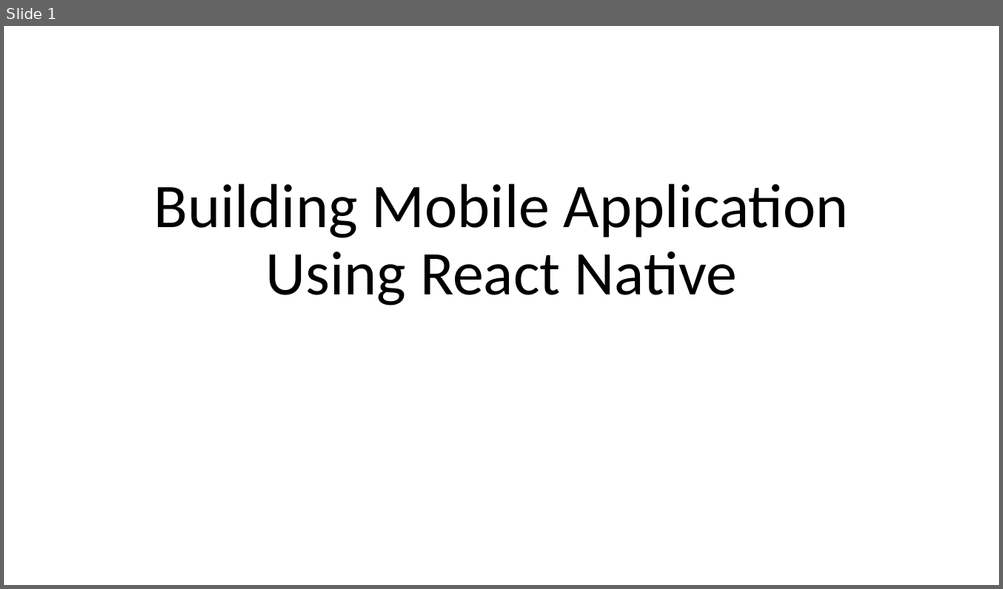
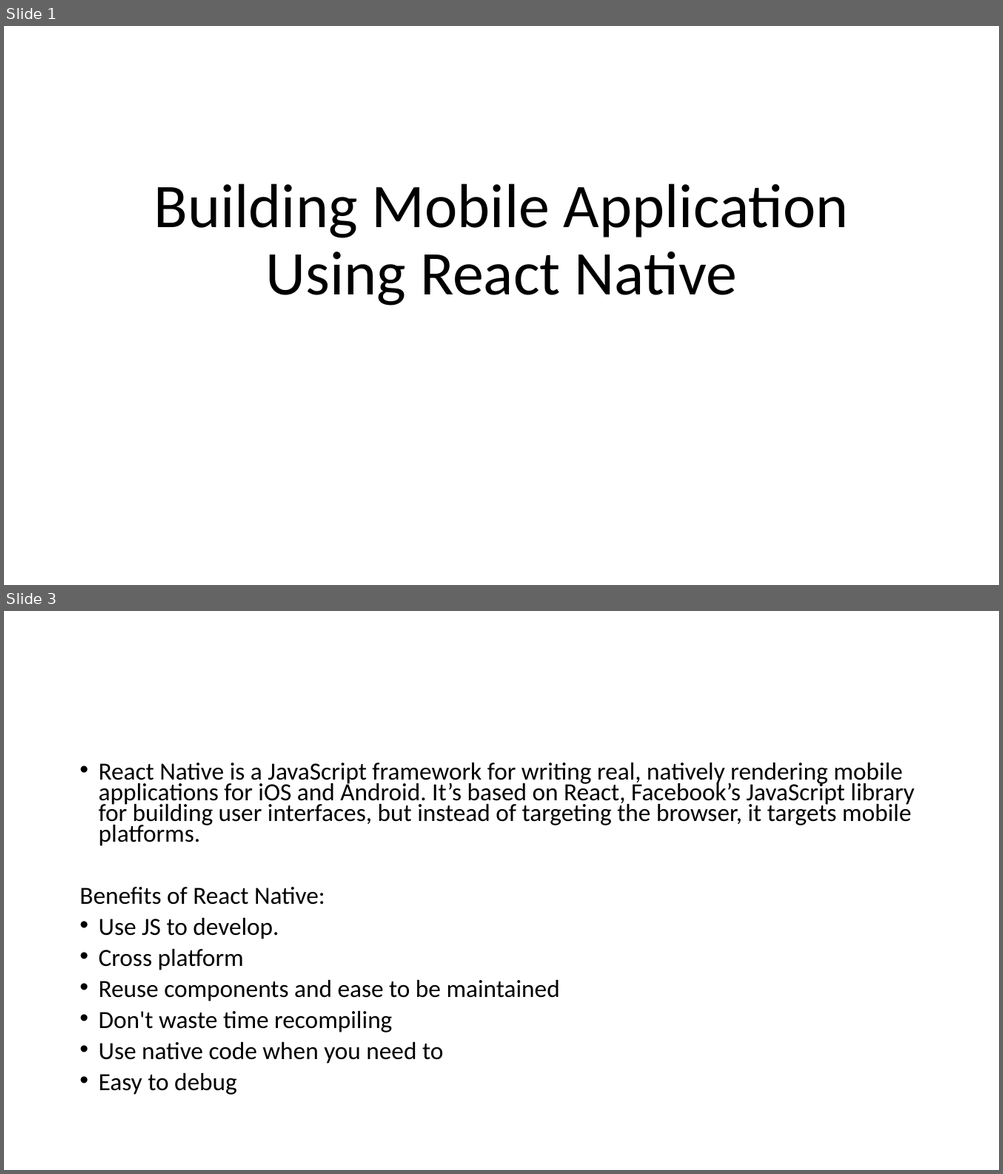
Before and after one commit to ngohungphuc/Presentation, a slide deck: reactnative/React Native.pptx. Shown one above the other, each under a label of ours: slide 1 before the commit, slides 1 and 3 after it; the slides between them are not shown. The pictures are 1003x589 and 1003x1174 pixels, drawn with LibreOffice and Linux fonts; fonts in the diff are those of the drawing. Boxes give left, top, right and bottom in pixels: in the first picture for what was removed or moved away, otherwise in the second. Text is boxed around its words. In the diff, an @@ line names an element or a change of style, - is before the commit and + after.

```diff
--- a/reactnative/React Native.pptx
+++ b/reactnative/React Native.pptx
@@ slide 3 added at box(4, 611, 999, 1170), background #FFFFFF @@
@@ text added at box(79, 763, 914, 1095), 23.8 pt, text #000000 @@
+• React Native is a JavaScript framework for writing real, natively rendering mobile applications for iOS and Android. It’s based on React, Facebook’s JavaScript library for building user interfaces, but instead of targeting the browser, it targets mobile platforms.
+Benefits of React Native:
+• Use JS to develop.
+• Cross platform
+• Reuse components and ease to be maintained
+• Don't waste time recompiling
+• Use native code when you need to
+• Easy to debug
```
Also in this commit, not shown: 1 slide changed.
